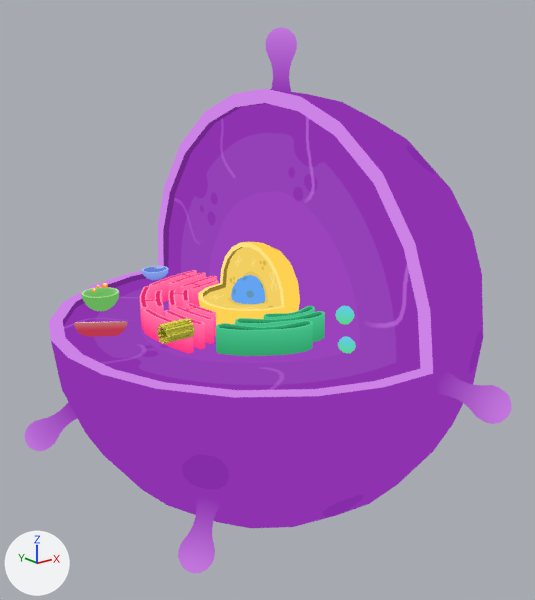
An edit to the glTF model public/assets/celula-animal.glb, drawn before and after from the same camera.
Before and after are seen from a 50 mm lens placed at (-0.209, -0.262, 0.109), pointed at (-0.008, -0.011, 0.009). Every picture has the same lights, and +X, +Y and +Z are marked at lower left. Where no turn or scale is listed for an object, it has been applied to the vertices.

In view in the first picture: 'Centriolo', 'Flagelo', 'Flagelo.001', 'Flagelo.004', 'Flagelo.005', 'Lisosoma', 'Membrana', 'Mitocondria', 'Nucleo', 'Nucleolo', 'Reticulo.001', 'Reticulo.002', 'Reticulo.003', 'Reticulo.005', 'Reticulo.006', 'Reticulo.007', 'Ribosoma.001', 'Ribosoma.002', 'Ribosoma.006', 'Vacuola', 'golgi.002', 'golgi.003', 'golgi.004'.
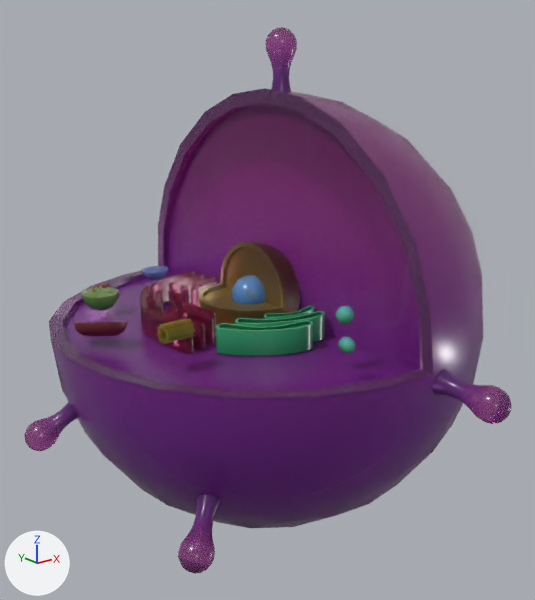
The change, as a list of edits to the scene's bpy script:
```text
Change mat_membrana:
    remove # nodes: BsdfTransparent, Emission, LightPath, MixShader, OutputMaterial, TexImage
    remove # uses the picture img_membrana
    nodes: BsdfPrincipled, Math, OutputMaterial, SeparateColor x2, TexImage x3
    uses the picture img_animal_membrana_albedotransparency
    uses the picture img_animal_membrana_albedotransparency_png
    uses the picture img_animal_membrana_metallicsmoothness
Change mat_nucleolo:
    remove # nodes: BsdfTransparent, Emission, LightPath, MixShader, OutputMaterial, TexImage
    remove # uses the picture img_nucleolo
    nodes: BsdfPrincipled, Math, OutputMaterial, SeparateColor x2, TexImage x3
    uses the picture img_animal_nucleolo_albedotransparency
    uses the picture img_animal_nucleolo_albedotransparency_png
    uses the picture img_animal_nucleolo_metallicsmoothness
Change mat_nucleo:
    remove # nodes: BsdfTransparent, Emission, LightPath, MixShader, OutputMaterial, TexImage
    remove # uses the picture img_nucleocolor
    nodes: BsdfPrincipled, Math, OutputMaterial, SeparateColor x2, TexImage x3
    uses the picture img_animal_nucleo_albedotransparency
    uses the picture img_animal_nucleo_albedotransparency_png
    uses the picture img_animal_nucleo_metallicsmoothness
Change mat_reticuloendo:
    remove # nodes: BsdfTransparent, Emission, LightPath, MixShader, OutputMaterial, TexImage
    remove # uses the picture img_reticuloendocolor
    nodes: BsdfPrincipled, Math, OutputMaterial, SeparateColor x2, TexImage x3
    uses the picture img_animal_reticuloendo_albedotransparency
    uses the picture img_animal_reticuloendo_albedotransparency_png
    uses the picture img_animal_reticuloendo_metallicsmoothness
Change mat_mitocondria:
    remove # nodes: BsdfTransparent, Emission, LightPath, MixShader, OutputMaterial, TexImage
    remove # uses the picture img_mitocondriacolor
    nodes: BsdfPrincipled, Math, OutputMaterial, SeparateColor x2, TexImage x3
    uses the picture img_animal_mitocondria_albedotransparency
    uses the picture img_animal_mitocondria_albedotransparency_png
    uses the picture img_animal_mitocondria_metallicsmoothness
Change mat_centriolo:
    remove # nodes: BsdfPrincipled, OutputMaterial
    remove # colours: yellow #e7e145
    nodes: BsdfPrincipled, Math, OutputMaterial, SeparateColor x2, TexImage x3
    uses the picture img_animal_centriolo_albedotransparency
    uses the picture img_animal_centriolo_albedotransparency_png
    uses the picture img_animal_centriolo_metallicsmoothness
Change mat_vacuola:
    remove # nodes: BsdfTransparent, Emission, LightPath, MixShader, OutputMaterial, TexImage
    remove # uses the picture img_vacuola
    nodes: BsdfPrincipled, Math, OutputMaterial, SeparateColor x2, TexImage x3
    uses the picture img_animal_vacuola_albedotransparency
    uses the picture img_animal_vacuola_albedotransparency_png
    uses the picture img_animal_vacuola_metallicsmoothness
Change mat_golgi:
    remove # nodes: BsdfTransparent, Emission, LightPath, MixShader, OutputMaterial, TexImage
    remove # uses the picture img_golgi
    nodes: BsdfPrincipled, Math, OutputMaterial, SeparateColor x2, TexImage x3
    uses the picture img_animal_golgi_albedotransparency
    uses the picture img_animal_golgi_albedotransparency_png
    uses the picture img_animal_golgi_metallicsmoothness
Change mat_ribosoma:
    remove # nodes: BsdfTransparent, Emission, LightPath, MixShader, OutputMaterial, TexImage
    remove # uses the picture img_ribosomacolor
    nodes: BsdfPrincipled, Math, OutputMaterial, SeparateColor x2, TexImage x3
    uses the picture img_animal_ribosoma_albedotransparency
    uses the picture img_animal_ribosoma_albedotransparency_png
    uses the picture img_animal_ribosoma_metallicsmoothness
Change mat_flagelos:
    remove # nodes: BsdfTransparent, Emission, LightPath, MixShader, OutputMaterial, TexImage
    remove # uses the picture img_flagelo
    nodes: BsdfPrincipled, Math, OutputMaterial, SeparateColor x2, TexImage x3
    uses the picture img_animal_flagelos_albedotransparency
    uses the picture img_animal_flagelos_albedotransparency_png
    uses the picture img_animal_flagelos_metallicsmoothness
Change mat_lisosoma:
    remove # nodes: BsdfTransparent, Emission, LightPath, MixShader, OutputMaterial, TexImage
    remove # uses the picture img_lisosomacolor
    nodes: BsdfPrincipled, Math, OutputMaterial, SeparateColor x2, TexImage x3
    uses the picture img_animal_lisosoma_albedotransparency
    uses the picture img_animal_lisosoma_albedotransparency_png
    uses the picture img_animal_lisosoma_metallicsmoothness
```

Location of each change, (x1, y1, x2, y2) in pixels of the pictures (535 x 600 px):
'Membrana', surface changed
    both: (49, 88, 483, 528)
'Nucleo', surface changed (yellow to brown)
    both: (198, 242, 300, 325)
'golgi.003', surface changed
    both: (216, 320, 313, 356)
'Flagelo.005', surface changed
    both: (433, 369, 512, 424)
'Flagelo.001', surface changed
    both: (178, 494, 221, 574)
'Flagelo.004', surface changed
    both: (266, 27, 297, 92)
'Flagelo', surface changed
    both: (24, 402, 77, 451)
'Reticulo.006', surface changed
    both: (143, 309, 205, 354)
'golgi.002', surface changed
    both: (235, 311, 325, 342)
'Nucleolo', surface changed
    both: (231, 275, 265, 304)
'Reticulo.002', surface changed
    both: (149, 270, 206, 303)
'Reticulo.005', surface changed
    both: (174, 303, 216, 344)
'Lisosoma', surface changed
    both: (81, 287, 119, 311)
'Mitocondria', surface changed
    both: (74, 321, 127, 337)
'Centriolo', surface changed (yellow to brown)
    both: (157, 318, 195, 344)
'Reticulo.001', surface changed (pink to brown)
    both: (140, 286, 164, 330)
'Reticulo.007', surface changed
    both: (180, 276, 219, 307)
'Reticulo.003', surface changed
    both: (168, 289, 189, 312)
'Vacuola', surface changed
    both: (142, 266, 169, 280)
'golgi.004', surface changed
    both: (264, 306, 315, 319)
'Ribosoma.001', surface changed
    both: (335, 306, 354, 324)
'Ribosoma.002', surface changed
    both: (340, 338, 356, 353)
'Ribosoma.006', surface changed
    both: (338, 336, 350, 353)
